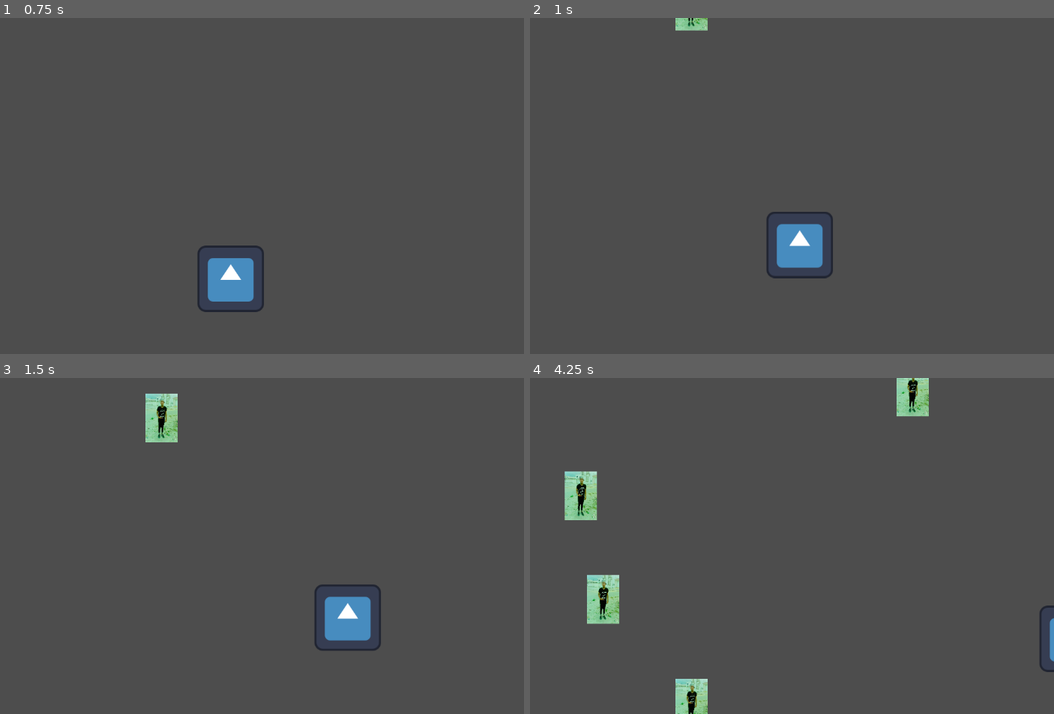
Above: before the commit, frames 1-4 (two rows, left to right).
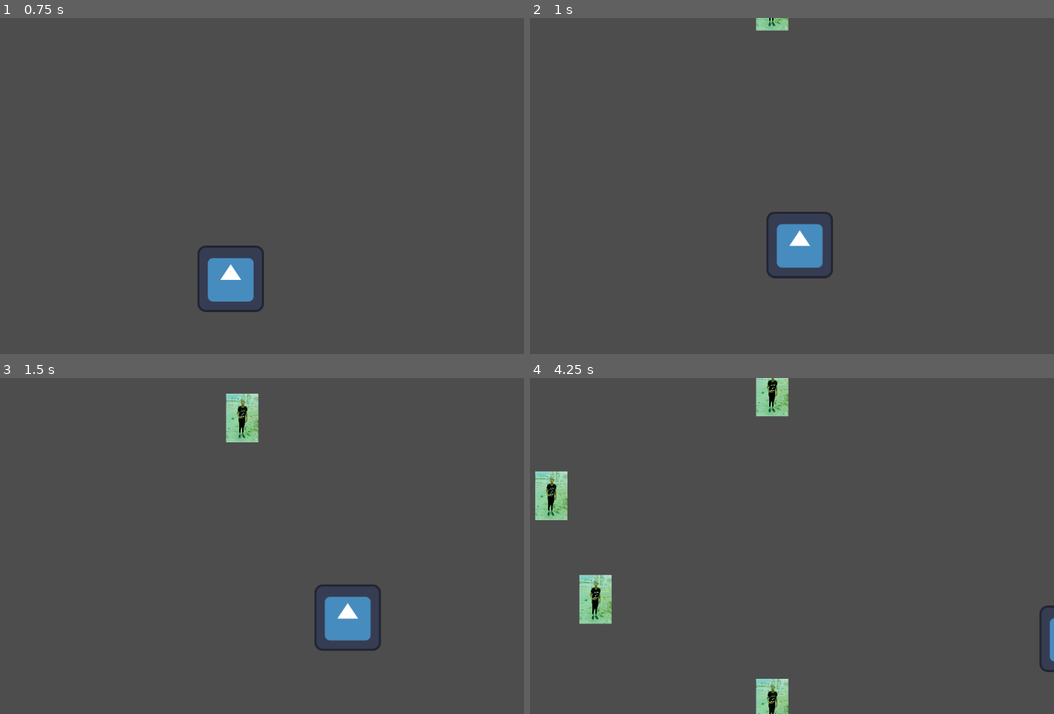
Above: after the commit, the same moments.

Repository: KarimMiladi/stanczyk
Game: Godot game, scene res://main/main.tscn
The game is run twice, just before and just after one commit, with the same random seed, the same clock (stepped at 60 frames per second) and the same inputs. The engine's default icon, where the game draws it, is replaced by a stand-in: a white triangle on a blue panel in a dark square.
Inputs:
- Up to frame 1 (0.75 s): tap Enter (ui_accept) at 0.5 s; hold Right (ui_right) from 0.53 s (still down)
- Up to frame 2 (1 s): keep holding Right (ui_right); tap Enter (ui_accept) at 0.77 s
- Up to frame 3 (1.5 s): keep holding Right (ui_right)
- Up to frame 4 (4.25 s): tap Enter (ui_accept) at 1.52, 3.02, 3.77 s; release Right (ui_right) at 2.03 s; hold Left (ui_left) 2.03-2.78 s; hold Right (ui_right) from 2.78 s (still down)

Frame 1 is identical in both runs. In frame 2, 0.5% of the frame differs, in the area x 27-50%, y 0-4%; in frame 3, 1.8%; in frame 4, 5.2%, in the area x 1-77%, y 0-100%.

Commit message:
added tomato despawner and game over screen

Diff:
--- a/main/main.gd
+++ b/main/main.gd
@@ -1,18 +1,18 @@
 extends Node2D
-
 
 signal game_over
 
 # Called when the node enters the scene tree for the first time.
 func _ready() -> void:
-	pass
-
-func _on_timer_timeout():
-	pass
-# Called every frame. 'delta' is the elapsed time since the previous frame.
-func _process(delta: float) -> void:
-	pass
-
+	Engine.time_scale = 1
+	$GameOver.visible = false
+	$Node2D.modulate.a = 1
+	$Clown.modulate.a = 1
+	$tomato_spawner.modulate.a = 1
 
 func _on_game_over() -> void:
 	Engine.time_scale = 0.5
+	$GameOver.visible = true
+	$Node2D.modulate.a = 0.5
+	$Clown.modulate.a = 0.5
+	$tomato_spawner.modulate.a = 0.5
--- a/main/main.tscn
+++ b/main/main.tscn
@@ -26,4 +26,39 @@
 [node name="Timer" type="Timer" parent="tomato_spawner" unique_id=36965072]
 autostart = true
 
+[node name="GameOver" type="Control" parent="." unique_id=1299288641]
+layout_mode = 3
+anchors_preset = 0
+offset_left = 376.0
+offset_top = 238.0
+offset_right = 416.0
+offset_bottom = 278.0
+
+[node name="ColorRect" type="ColorRect" parent="GameOver" unique_id=1855288301]
+modulate = Color(0, 0.40024978, 0.4002497, 1)
+layout_mode = 0
+offset_left = -182.0
+offset_top = -6.0
+offset_right = 604.0
+offset_bottom = 164.0
+
+[node name="Label" type="Label" parent="GameOver" unique_id=1198348596]
+modulate = Color(0.7372549, 0.7058824, 0.56078434, 1)
+layout_mode = 1
+anchors_preset = 8
+anchor_left = 0.5
+anchor_top = 0.5
+anchor_right = 0.5
+anchor_bottom = 0.5
+offset_left = 35.0
+offset_top = 21.0
+offset_right = 348.0
+offset_bottom = 90.0
+grow_horizontal = 2
+grow_vertical = 2
+theme_override_font_sizes/font_size = 50
+text = "GAME OVER !"
+horizontal_alignment = 1
+vertical_alignment = 1
+
 [connection signal="game_over" from="." to="." method="_on_game_over"]
--- a/main/tomato_spawner.gd
+++ b/main/tomato_spawner.gd
@@ -4,7 +4,7 @@
 
 @onready var timer: Timer = $Timer
 
-var rows: int = 20
+@export var rows: int = 10
 var width: float = 850
 # Called when the node enters the scene tree for the first time.
 func _ready() -> void:
@@ -14,9 +14,4 @@
 	if tomato:
 		var instance = tomato.instantiate()
 		add_child(instance)
-		instance.global_position = Vector2(randi_range(0,rows-1) * (width/rows)  + 200, -23)
-
-
-# Called every frame. 'delta' is the elapsed time since the previous frame.
-func _process(delta: float) -> void:
-	pass
+		instance.global_position = Vector2(randi_range(0,rows-1) * (width/rows)  + 100, -23)
--- a/tomato/tomato.gd
+++ b/tomato/tomato.gd
@@ -1,21 +1,17 @@
 extends Area2D
 
-var direction:Vector2
 var speed:float = 200
 # Called when the node enters the scene tree for the first time.
 func _ready() -> void:
-	position = Vector2(100,0)
-	direction = Vector2.DOWN
-
-
-# Called every frame. 'delta' is the elapsed time since the previous frame.
-func _process(delta: float) -> void:
 	pass
 
 func _physics_process(delta: float) -> void:
-	position += direction * speed * delta
+	position.y += speed * delta
+	if (position.y > get_viewport_rect().size.y + 50):
+		queue_free()
 
 
 func _on_body_entered(body: Node2D) -> void:
 	if body.has_method("lose_hp"):
 		body.lose_hp()
+		queue_free()
--- /dev/null
+++ b/tomato_spawner/tomato_spawner.gd
@@ -0,0 +1,18 @@
+extends Node2D
+
+@export var tomato_scene: PackedScene
+@export var spawn_interval: float = 3.0
+
+func _ready() -> void:
+	spawn_tomato()
+	var timer = Timer.new()
+	timer.wait_time = spawn_interval
+	timer.timeout.connect(spawn_tomato)
+	add_child(timer)
+	timer.start()
+
+func spawn_tomato() -> void:
+	var tomato = tomato_scene.instantiate()
+	var screen_width = get_viewport_rect().size.x
+	tomato.position = Vector2(randf_range(30.0, screen_width - 30.0),-50.0)
+	add_child(tomato)
Not shown, added: tomato_spawner/tomato_spawner.gd.uid
